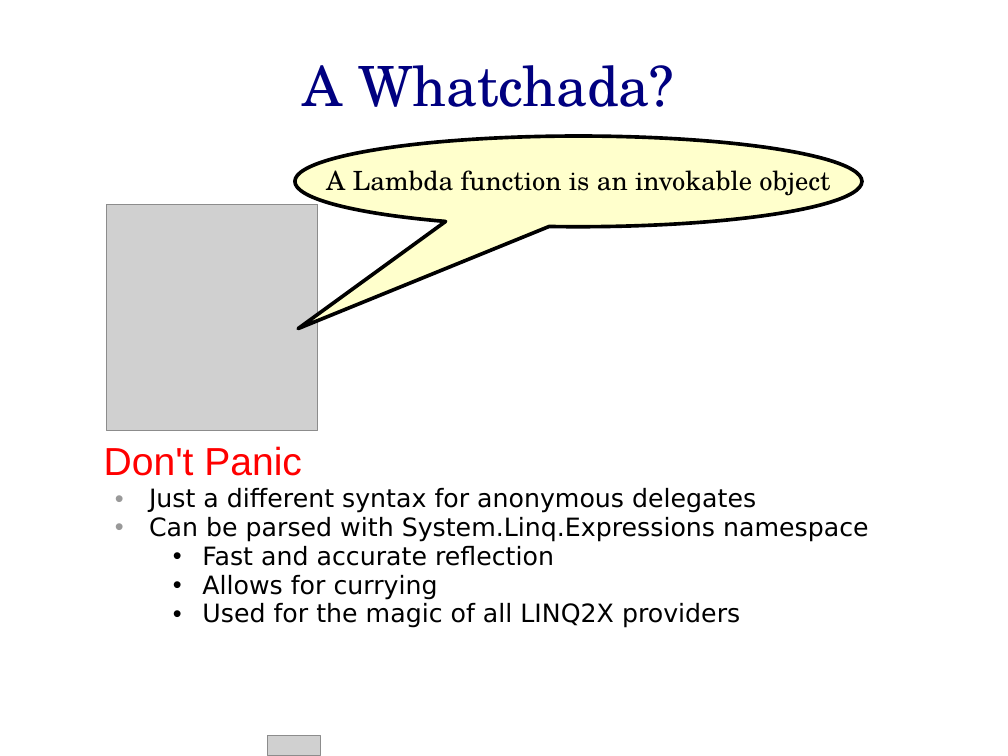
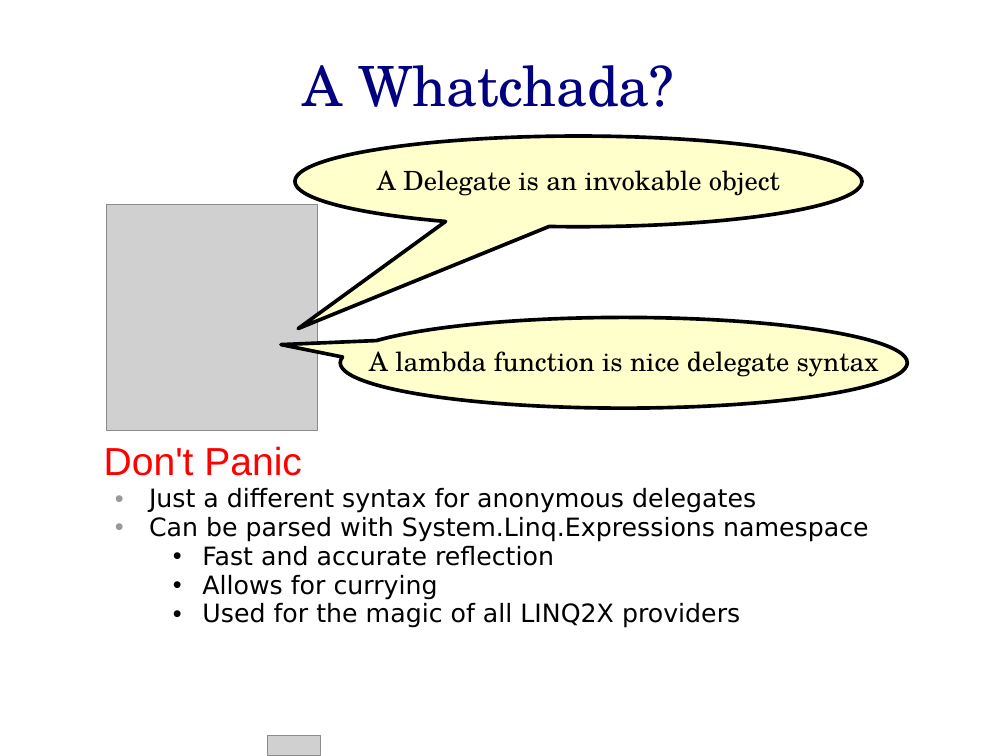
Before and after one commit to hamalawy/gim-projects, a slide deck: slide 3 of presentations/CantDanceTheLambda/docs/Can_t_Dance_the_Lambda.odp. Drawn at 1008x756 pixels with LibreOffice and Linux fonts; fonts in the diff are those of the drawing; grey boxes stand for pictures; background and template pictures are left out. Boxes give left, top, right and bottom in pixels: in the first picture for what was removed or moved away, otherwise in the second. Text is boxed around its words. In the diff, an @@ line names an element or a change of style, - is before the commit and + after.

Commit message:
Post presentation, modified and commented code

```diff
--- a/presentations/CantDanceTheLambda/docs/Can_t_Dance_the_Lambda.odp
+++ b/presentations/CantDanceTheLambda/docs/Can_t_Dance_the_Lambda.odp
@@ text in speech bubble at box(377, 170, 780, 196): text changed @@
-A Lambda function is an invokable object
+A Delegate is an invokable object
@@ speech bubble added at box(340, 318, 907, 408), fill #FFFFCC, outline #000000 2.89 pt, 21 pt, text #000000 @@
+A lambda function is nice delegate syntax
```
Also in this commit, not shown: 17 other files.
